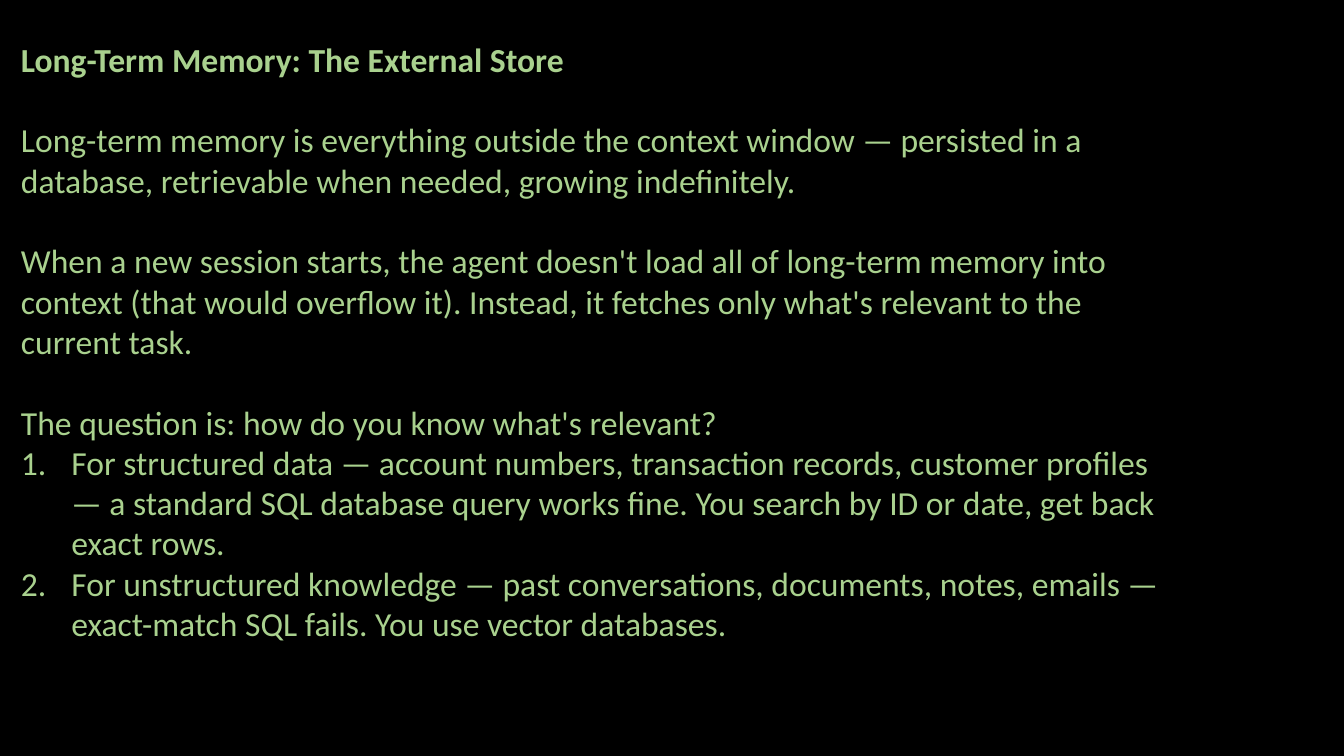
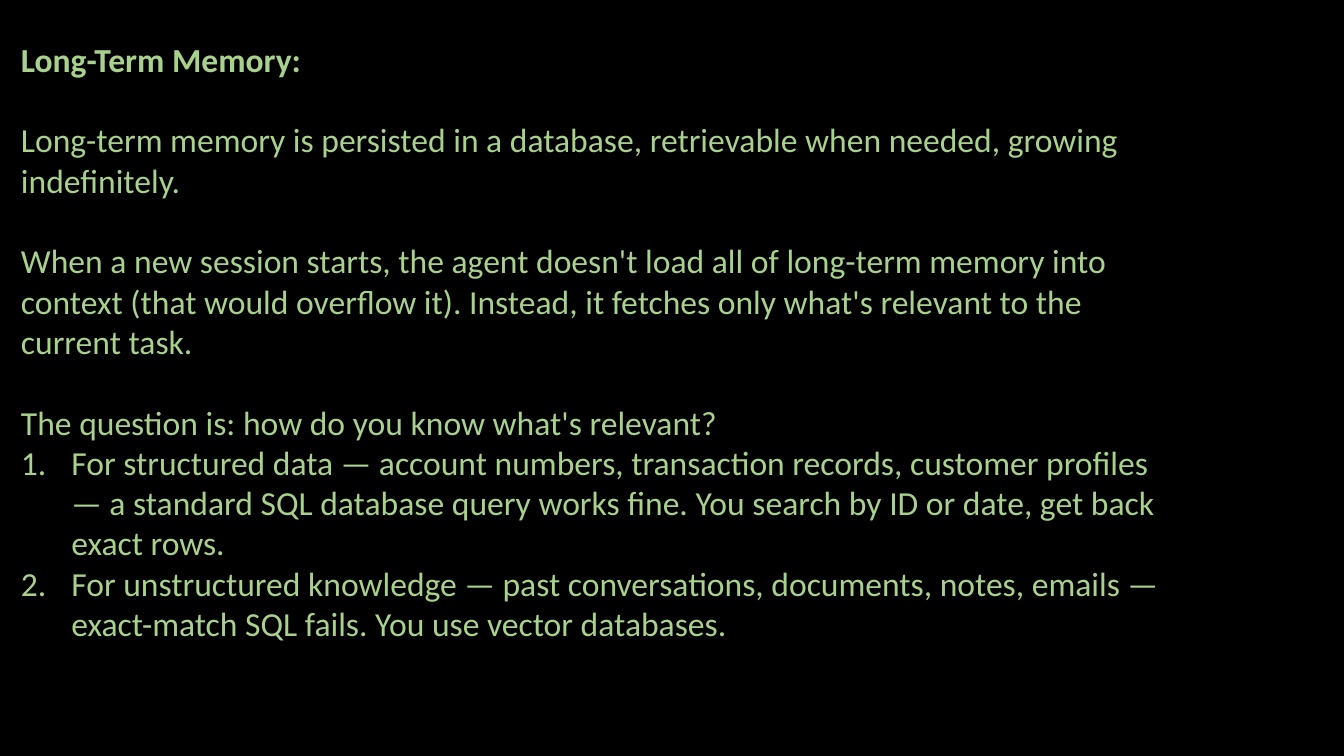
Before and after one commit to ash322ash422/youtube, a slide deck: slide 7 of AgenticAI/2-Core-Concepts/4_memory_in_agents.pptx (slide 4 before the commit). Drawn at 1344x756 pixels with LibreOffice and Linux fonts; fonts in the diff are those of the drawing; background and template pictures are left out. Boxes give left, top, right and bottom in pixels: in the first picture for what was removed or moved away, otherwise in the second. Text is boxed around its words. In the diff, an @@ line names an element or a change of style, - is before the commit and + after.

```diff
--- a/AgenticAI/2-Core-Concepts/4_memory_in_agents.pptx
+++ b/AgenticAI/2-Core-Concepts/4_memory_in_agents.pptx
@@ text at [21,50,1118,199]: text changed @@
-Long-Term Memory: The External Store
-Long-term memory is everything outside the context window — persisted in a database, retrievable when needed, growing indefinitely.
+Long-Term Memory:
+Long-term memory is persisted in a database, retrievable when needed, growing indefinitely.
```
Also in this commit, not shown: 1 other slide changed, 4 slides added, 1 slide removed, 27 other files.
